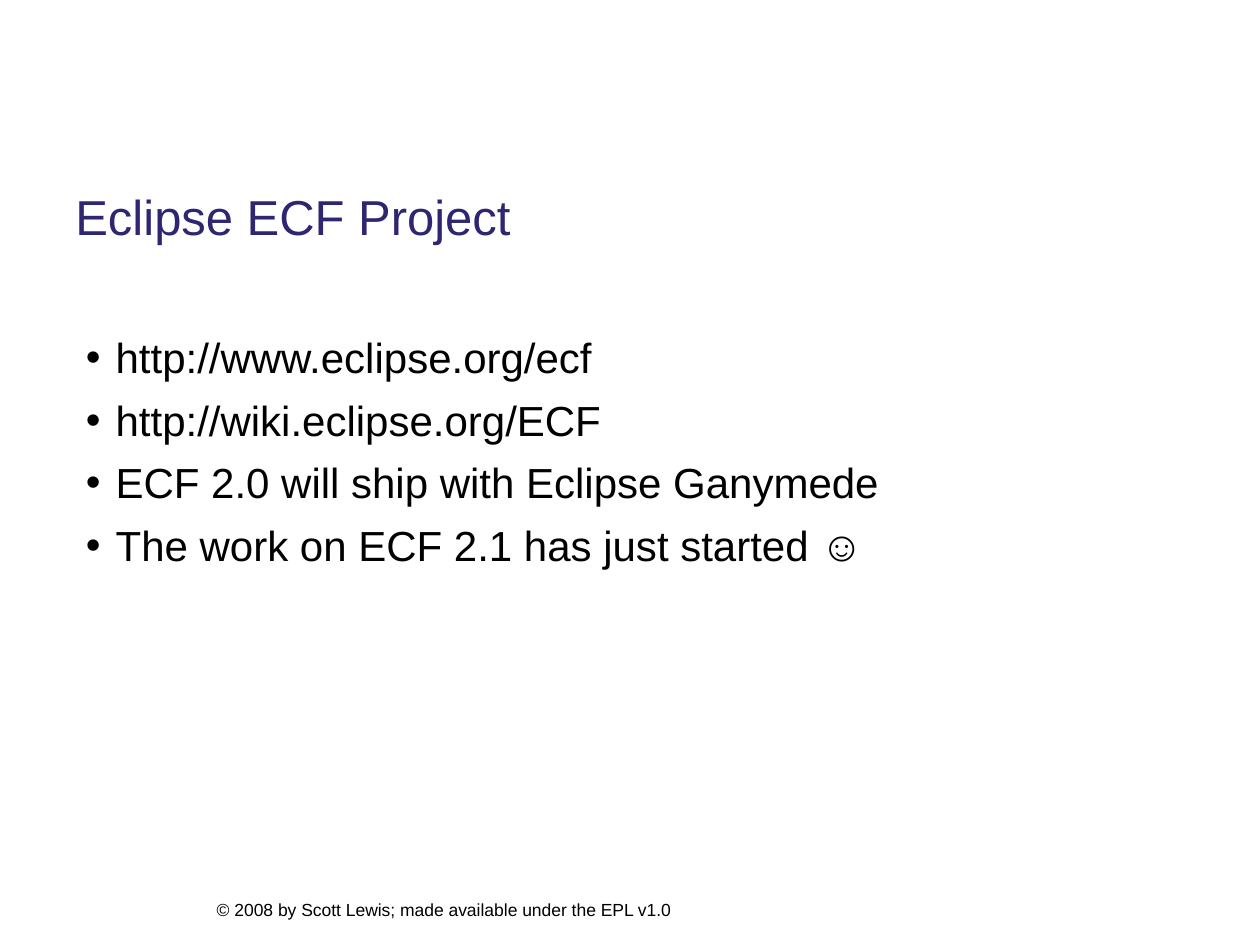
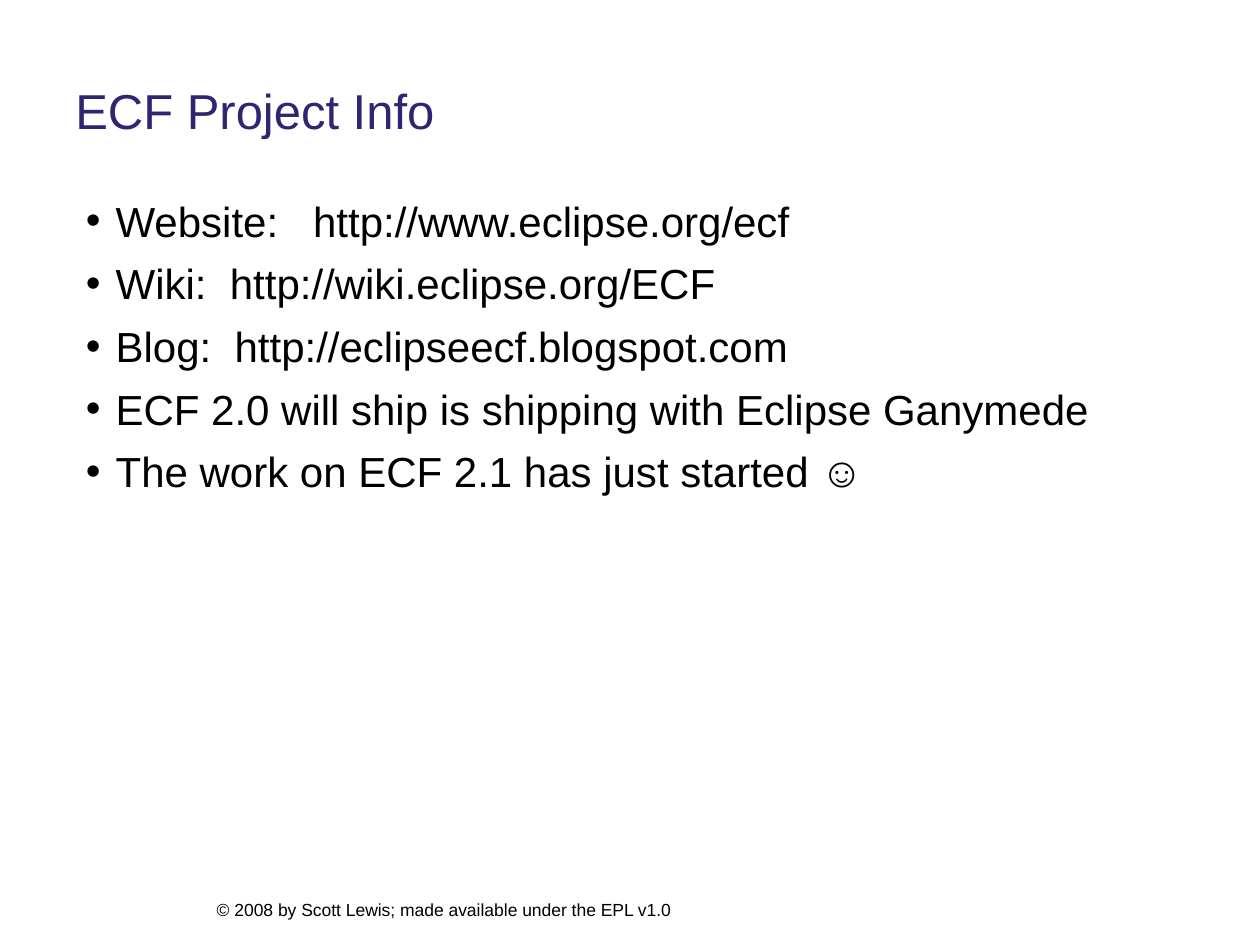
Before and after one commit to eclipse/ecf-website, a slide deck: slide 13 of presentations/eclipsedayatgoogleplex2008/ecf_overview_slewis.ppt. Drawn at 1260x945 pixels with LibreOffice and Linux fonts; fonts in the diff are those of the drawing; background and template pictures are left out. Boxes give left, top, right and bottom in pixels: in the first picture for what was removed or moved away, otherwise in the second. Text is boxed around its words. In the diff, an @@ line names an element or a change of style, - is before the commit and + after.

```diff
--- a/presentations/eclipsedayatgoogleplex2008/ecf_overview_slewis.ppt
+++ b/presentations/eclipsedayatgoogleplex2008/ecf_overview_slewis.ppt
@@ text at bbox=[75, 93, 435, 139]: text changed @@
-Eclipse ECF Project
+ECF Project Info
@@ text "Website: http://www.eclipse.org/ecf": place and size @@
-text "Website: http://www.eclipse.org/ecf" at bbox=[116, 342, 878, 570]
+text "Website: http://www.eclipse.org/ecf" at bbox=[116, 206, 1088, 496]
@@ text at bbox=[116, 206, 1088, 433]: text changed @@
-• http://www.eclipse.org/ecf
-• http://wiki.eclipse.org/ECF
-• ECF 2.0 will ship with Eclipse Ganymede
+• Website: http://www.eclipse.org/ecf
+• Wiki: http://wiki.eclipse.org/ECF
+• Blog: http://eclipseecf.blogspot.com
+• ECF 2.0 will ship is shipping with Eclipse Ganymede
```
Also in this commit, not shown: 12 other slides changed, 1 other file.
